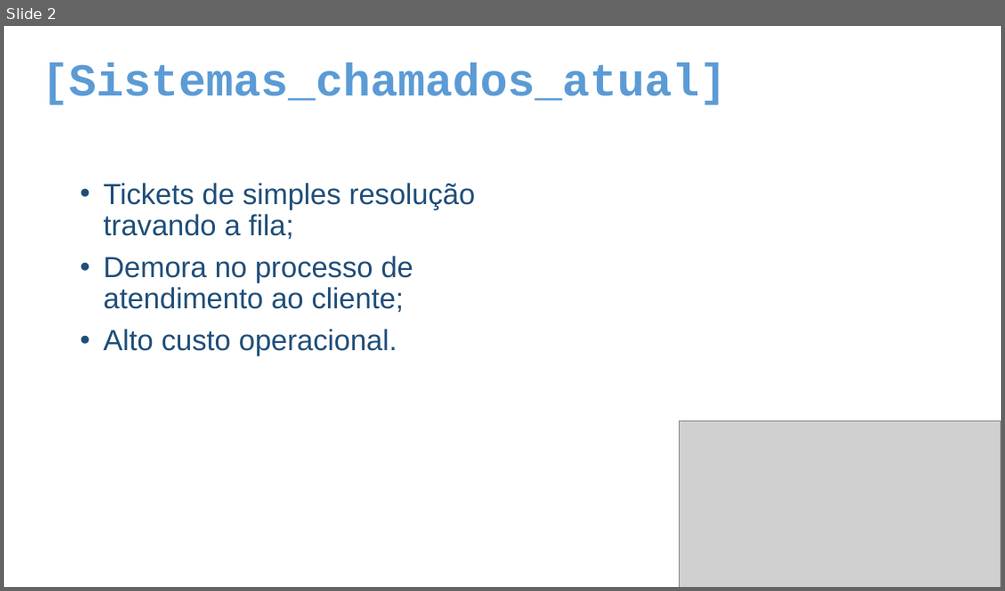
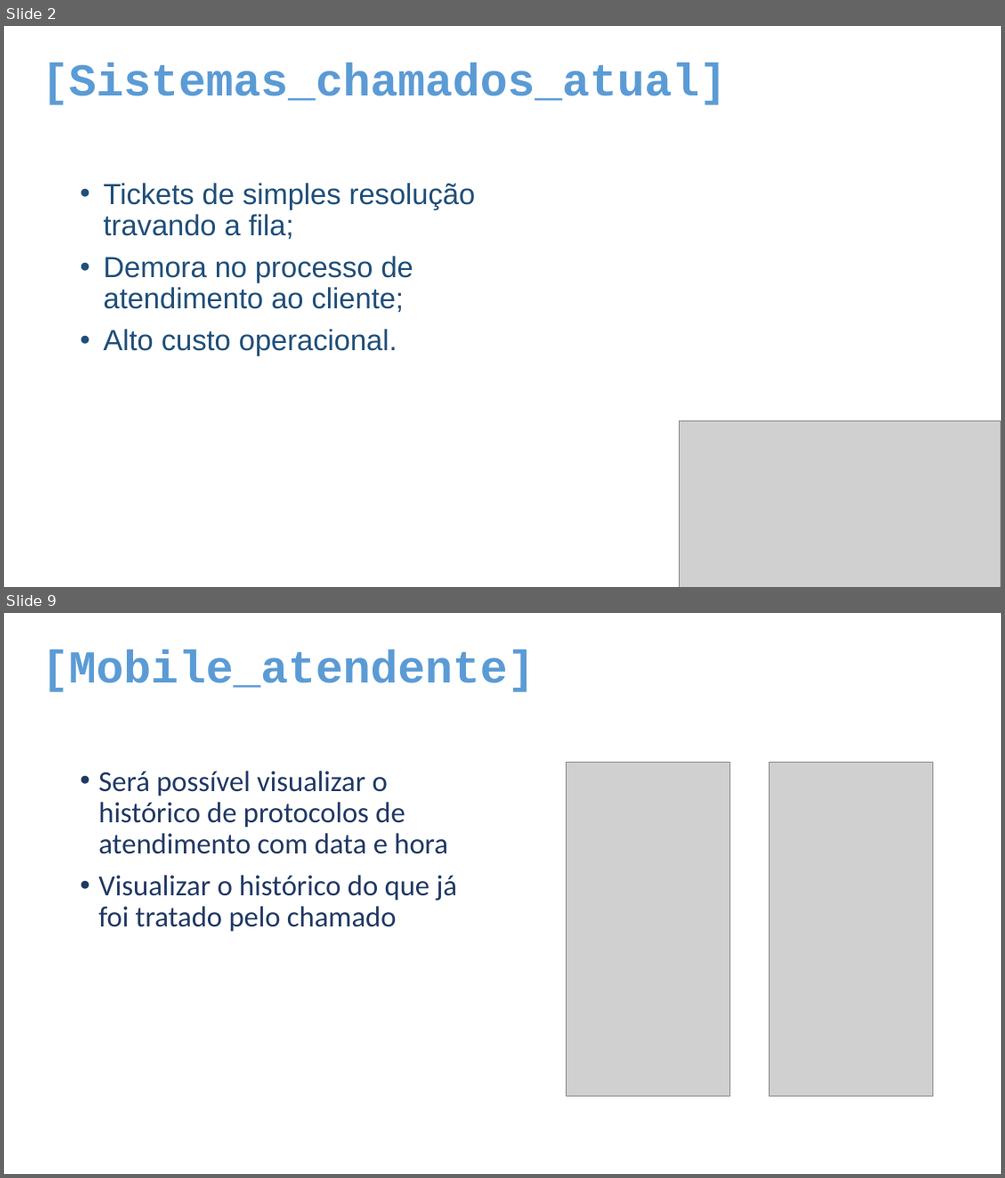
Before and after one commit to csportore-iot-senai/hackathon-febweb, a slide deck: ava-g4-hackathon-2.0.pptx. Shown one above the other, each under a label of ours: slide 2 before the commit, slides 2 and 9 after it; the slides between them are not shown. The pictures are 1005x591 and 1005x1178 pixels, drawn with LibreOffice and Linux fonts; fonts in the diff are those of the drawing; grey boxes stand for pictures. Boxes give left, top, right and bottom in pixels: in the first picture for what was removed or moved away, otherwise in the second. Text is boxed around its words. In the diff, an @@ line names an element or a change of style, - is before the commit and + after.

```diff
--- a/ava-g4-hackathon-2.0.pptx
+++ b/ava-g4-hackathon-2.0.pptx
@@ slide 9 added at <box>4,613,1001,1174</box>, background #FFFFFF @@
@@ text added at <box>41,649,534,692</box>, 44 pt, text #5B9BD5, bold @@
+[Mobile_atendente]
@@ text added at <box>98,771,457,932</box>, 28 pt, text #203864 @@
+• Será possível visualizar o histórico de protocolos de atendimento com data e hora
+• Visualizar o histórico do que já foi tratado pelo chamado
@@ picture added at <box>566,763,730,1096</box> @@
@@ picture added at <box>769,762,933,1095</box> @@
```
Also in this commit, not shown: 1 slide changed, 5 other slides added, 7 slides removed.
